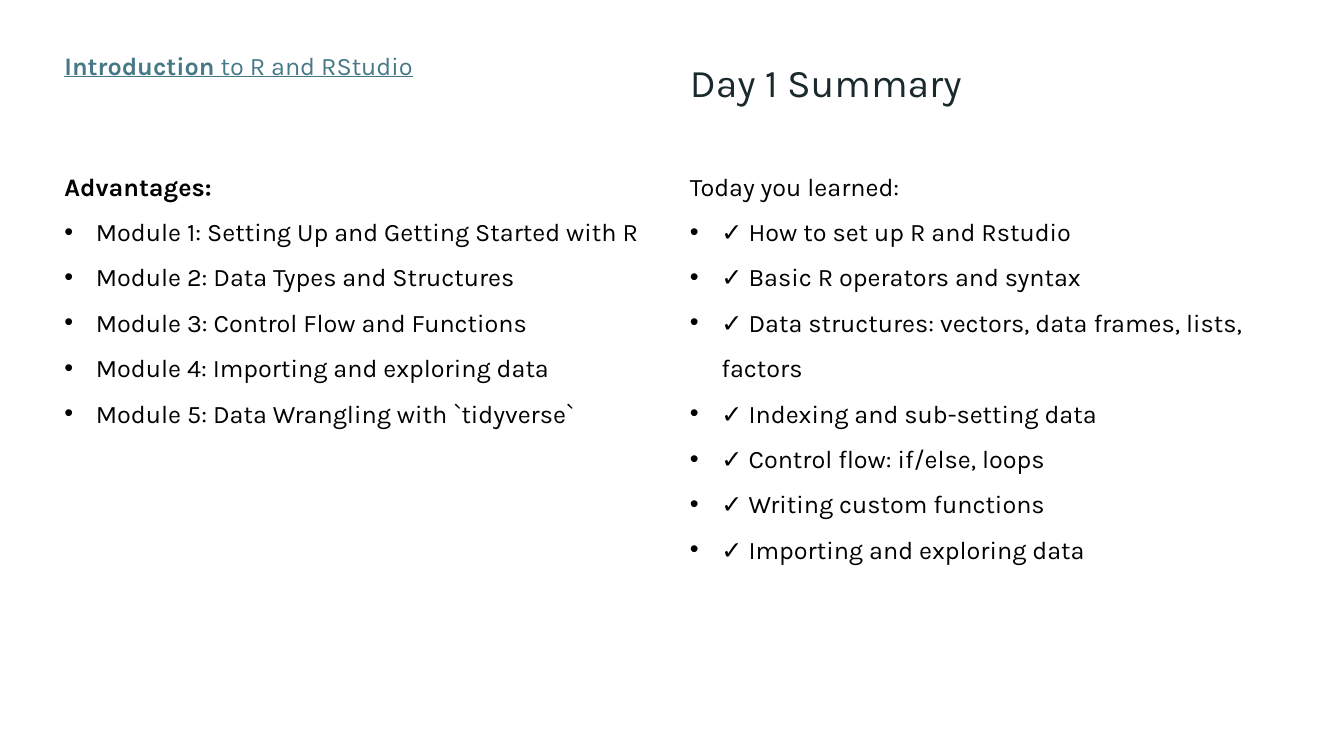
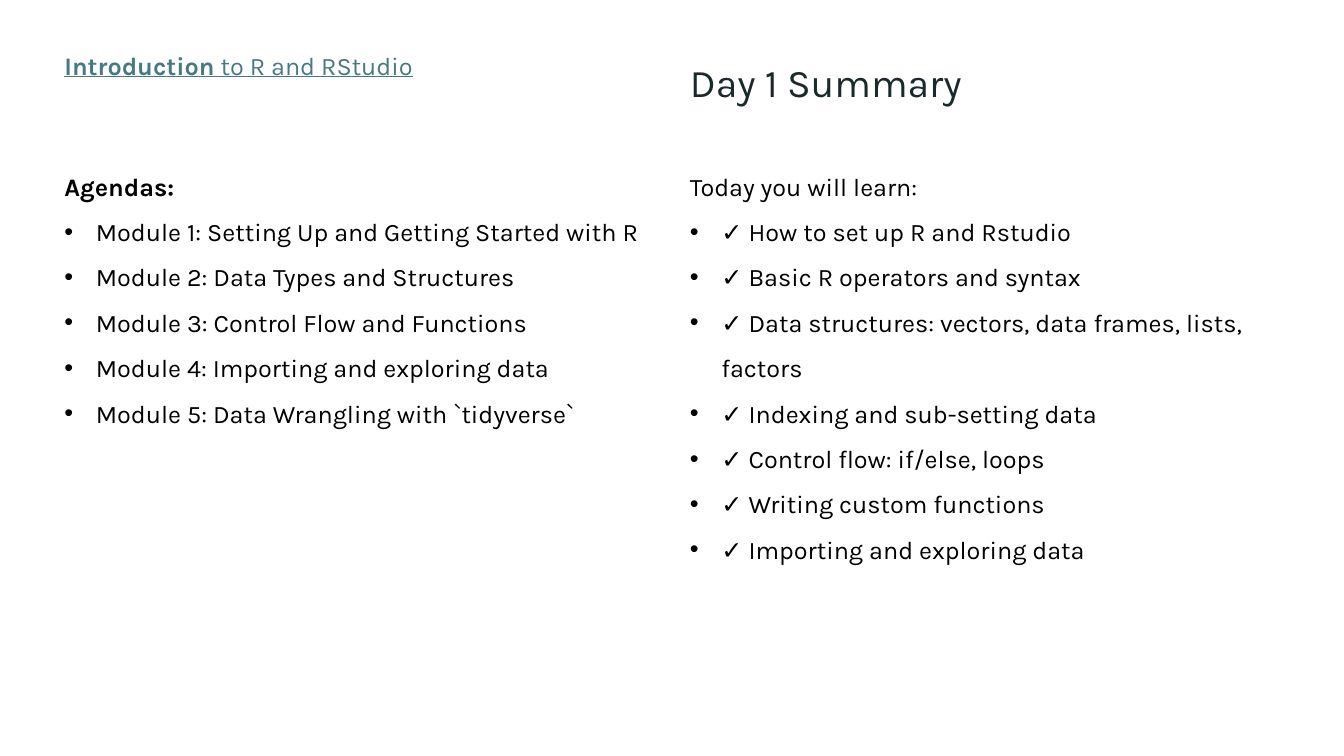
Before and after one commit to lodiag-holocron/r4proteomics, a slide deck: slide 3 of inst/r4proteomics_slides.pptx. Drawn at 1344x756 pixels with LibreOffice and Linux fonts; fonts in the diff are those of the drawing. Boxes give left, top, right and bottom in pixels: in the first picture for what was removed or moved away, otherwise in the second. Text is boxed around its words. In the diff, an @@ line names an element or a change of style, - is before the commit and + after.

```diff
--- a/inst/r4proteomics_slides.pptx
+++ b/inst/r4proteomics_slides.pptx
@@ text at (64, 178, 174, 202): text changed @@
-Advantages:
+Agendas:
@@ text at (690, 178, 917, 202): text changed @@
-Today you learned:
+Today you will learn:
```
Also in this commit, not shown: 2 other slides changed, 1 other file.
